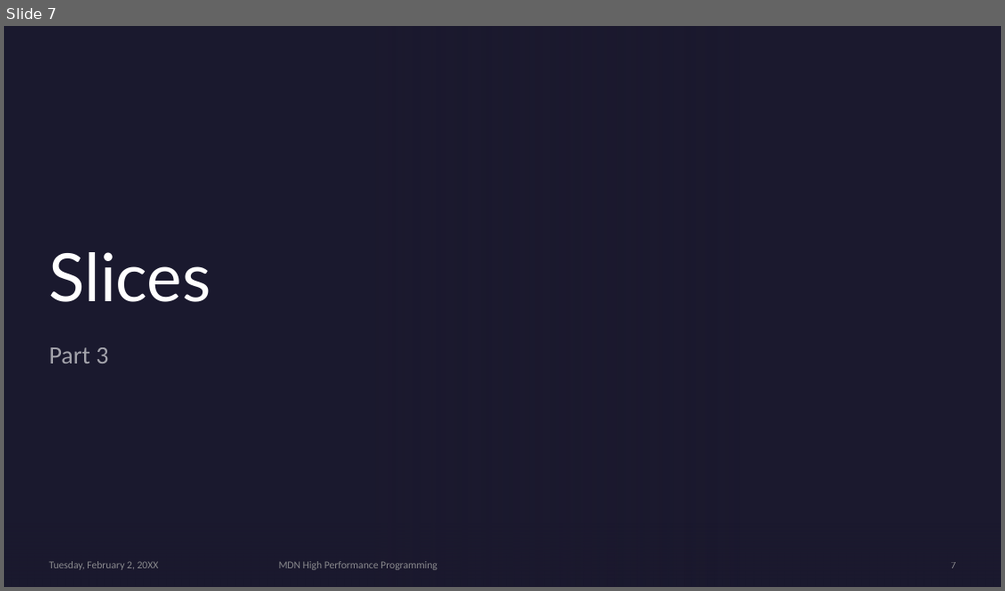
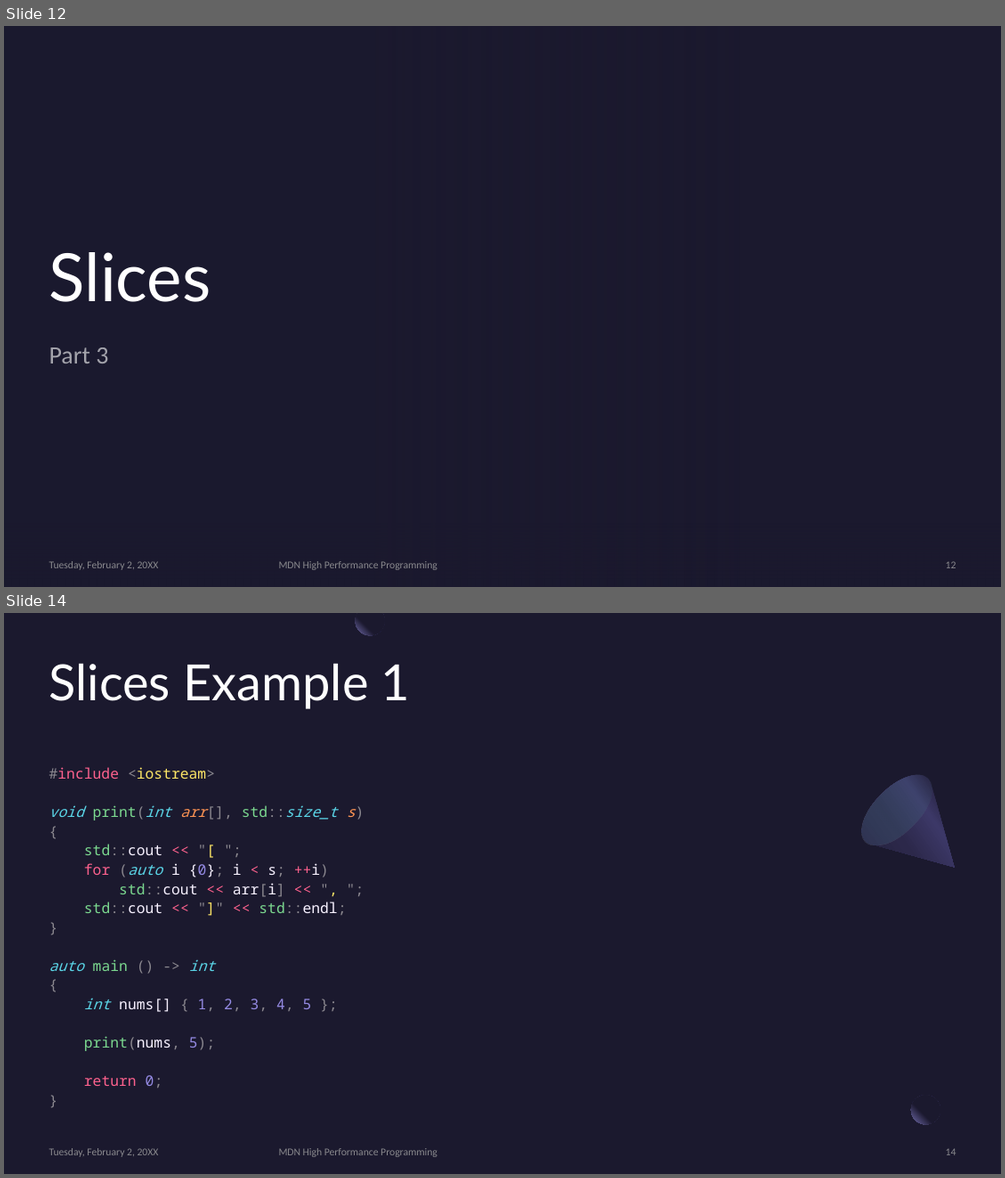
Before and after one commit to MonashDeepNeuron/HPP, a slide deck: content/part3/slides/hpp_part3.pptx. Shown one above the other, each under a label of ours: slide 7 before the commit, slides 12 and 14 after it; the slides between them are not shown. The pictures are 1005x591 and 1005x1178 pixels, drawn with LibreOffice and Linux fonts; fonts in the diff are those of the drawing; background and template pictures are left out. Boxes give left, top, right and bottom in pixels: in the first picture for what was removed or moved away, otherwise in the second. Text is boxed around its words. In the diff, an @@ line names an element or a change of style, - is before the commit and + after.

```diff
--- a/content/part3/slides/hpp_part3.pptx
+++ b/content/part3/slides/hpp_part3.pptx
@@ slide 14 added at bbox=[4, 613, 1001, 1174], background #1B192E @@
@@ freeform shape added at bbox=[356, 613, 385, 635], fill gradient #1B192E to #7771B2 @@
@@ title added at bbox=[49, 663, 410, 709], 48 pt, text #FFFFFF @@
+Slices Example 1
@@ text added at bbox=[49, 767, 356, 1087], 14 pt, text #8B888F @@
+#include <iostream>
+void print(int arr[], std::size_t s)
+{
+std::cout << "[ ";
+for (auto i {0}; i < s; ++i)
+std::cout << arr[i] << ", ";
+std::cout << "]" << std::endl;
+}
+auto main () -> int
+{
+int nums[] { 1, 2, 3, 4, 5 };
+print(nums, 5);
+return 0;
+}
@@ freeform shape added at bbox=[850, 763, 986, 899], fill gradient #2C284A to #3C3867 to #1B192E @@
@@ ellipse added at bbox=[850, 763, 944, 857], fill gradient #454075 to #5BEFC1 @@
@@ rectangle added at bbox=[940, 1089, 971, 1119], fill #1B192E at 80% opacity @@
@@ ellipse added at bbox=[911, 1095, 940, 1125], fill gradient #1B192E to #7771B2 @@
@@ text added at bbox=[49, 1148, 159, 1157], 10 pt, text #A6A6A6 at 80% opacity @@
+Tuesday, February 2, 20XX
@@ text added at bbox=[279, 1148, 437, 1157], 10 pt, text #A6A6A6 at 80% opacity @@
+MDN High Performance Programming
@@ page number added at bbox=[946, 1148, 956, 1155], 10 pt, text #A6A6A6 at 80% opacity @@
+14
@@ what was slide 7 is now slide 12 @@
@@ page number at bbox=[946, 561, 956, 568]: text changed @@
-7
+12
```
Also in this commit, not shown: 2 slides changed, 23 other slides added, 4 other files.
